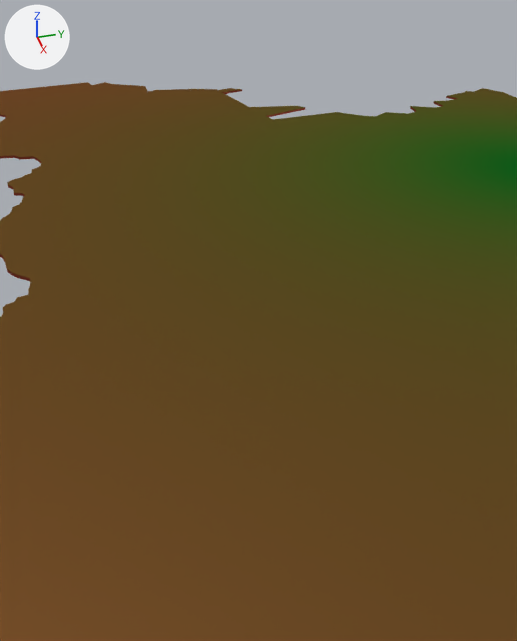
A saved change to the Blender file Models/Blends/Ekurhuleni-North.blend.
One viewpoint serves both versions: a 50 mm lens placed at (4.11, -5.14, 2.57), pointed at (-0.68, -3.84, -0.24). Every picture has the same lights, and +X, +Y and +Z are marked at upper left.

In view in the first picture: 'Ekurhuleni North'.
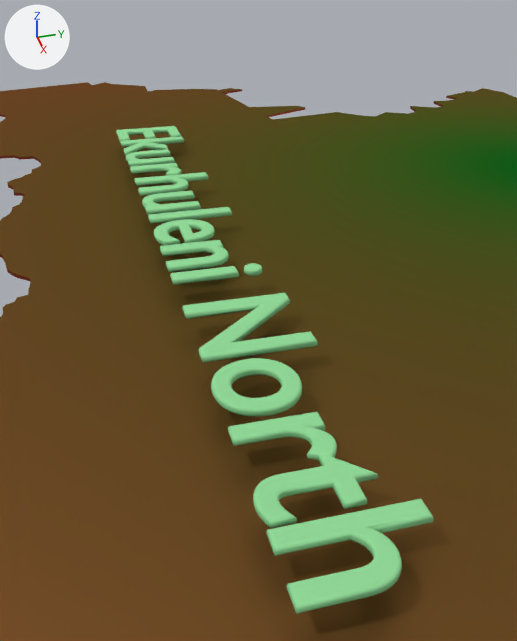
The newer file is also turned or shifted as a whole; pictures and numbers use the older file's frame.

The change, as JSON lines over the scene's bpy script:
```json
{"op": "add", "block": "mat_text_material", "code": ["mat_text_material = diffuse_material('Text-Material')", "mat_text_material.base_color = (0.296, 0.711, 0.322)  # green #94db9a"]}
{"op": "add", "block": "txt_text", "code": ["txt_text = bpy.data.curves.new('Text', 'FONT')", "txt_text.body = 'Ekurhuleni North'", "txt_text.materials.append(mat_text_material)  # green #94db9a", "txt_text.bevel_resolution = 2", "txt_text.extrude = 0.009", "txt_text.bevel_depth = 0.015"]}
{"op": "add", "block": "ob_text", "code": ["ob_text = bpy.data.objects.new('Text', txt_text)", "ob_text.location = (-4.669, -4.518, 0.308)"]}
```

Location of each change, [x1, y1, x2, y2] in pixels of the pictures (517 x 641 px):
```json
{"object": "Text", "change": "added", "after": [116, 126, 434, 614], "on screen": "green"}
```
